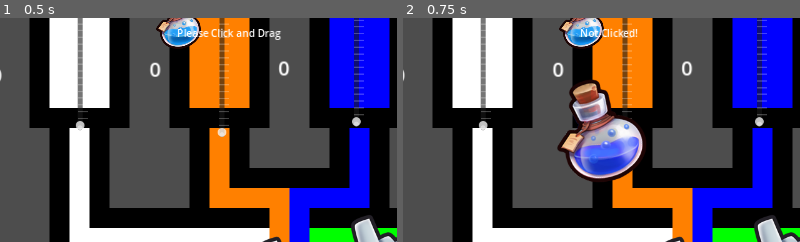
Above: before the commit, frames 1-2 (left to right).
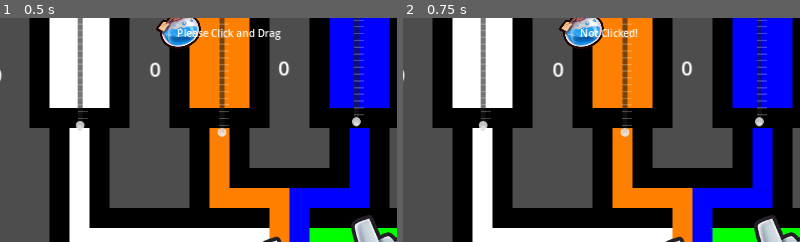
Above: after the commit, the same moments.

Repository: IceEmperor4944/PhilosophersStone
Game: Godot game, scene res://Scenes/ExampleMain.tscn
The game is run twice, just before and just after one commit, with the same random seed, the same clock (stepped at 60 frames per second) and the same inputs.
Inputs (mouse positions are % of the whole screen's width and height, from its top left):
- Up to frame 1 (0.5 s): no input
- Up to frame 2 (0.75 s): click (63, 82) at 0.5 s
The pictures show only the part of the screen within x 14-64%, y 27-77%; the shares and areas given below are measured in that part.

Frame 1 is identical in both runs. In frame 2, 6.4% of the frame differs, in the area x 38-62%, y 27-74%.

Commit message:
work on signals
signal work

Diff:
--- a/quest-for-the-philosopher's-stone/Scenes/ExampleMain.tscn
+++ b/quest-for-the-philosopher's-stone/Scenes/ExampleMain.tscn
@@ -1,9 +1,13 @@
-[gd_scene load_steps=5 format=3 uid="uid://b4q4jley78old"]
+[gd_scene load_steps=7 format=3 uid="uid://b4q4jley78old"]
 
 [ext_resource type="PackedScene" uid="uid://dp0r2qikrjfyb" path="res://Scenes/HUD_v0.1.tscn" id="1_mnkpd"]
 [ext_resource type="Script" path="res://Scripts/example_main.gd" id="1_ya51b"]
 [ext_resource type="AudioStream" uid="uid://fvq8h4w47yb1" path="res://Assets/Sounds/350703__fran_ky__126-num-alchemy-eagb-5.wav" id="2_4xcml"]
-[ext_resource type="PackedScene" path="res://Scenes/MachineGUI.tscn" id="3_mv6bb"]
+[ext_resource type="PackedScene" uid="uid://ch0utvogqndvw" path="res://Scenes/MachineGUI.tscn" id="3_mv6bb"]
+[ext_resource type="Script" path="res://Scenes/ingredients_collection.gd" id="5_jx6qj"]
+
+[sub_resource type="RectangleShape2D" id="RectangleShape2D_ck8ct"]
+size = Vector2(15.1423, 36.4063)
 
 [node name="ExampleMain" type="Node2D"]
 script = ExtResource("1_ya51b")
@@ -16,3 +20,43 @@
 bus = &"Music"
 
 [node name="Machine" parent="." instance=ExtResource("3_mv6bb")]
+
+[node name="SliderArea1" type="Area2D" parent="."]
+
+[node name="CollisionShape2D" type="CollisionShape2D" parent="SliderArea1"]
+position = Vector2(321.5, 249.5)
+scale = Vector2(9.84, 6.4)
+shape = SubResource("RectangleShape2D_ck8ct")
+
+[node name="SliderArea2" type="Area2D" parent="."]
+
+[node name="CollisionShape2D" type="CollisionShape2D" parent="SliderArea2"]
+position = Vector2(546, 252)
+scale = Vector2(9.84, 6.4)
+shape = SubResource("RectangleShape2D_ck8ct")
+
+[node name="SliderArea3" type="Area2D" parent="."]
+
+[node name="CollisionShape2D" type="CollisionShape2D" parent="SliderArea3"]
+position = Vector2(760, 256)
+scale = Vector2(9.84, 6.4)
+shape = SubResource("RectangleShape2D_ck8ct")
+
+[node name="SliderArea4" type="Area2D" parent="."]
+
+[node name="CollisionShape2D" type="CollisionShape2D" parent="SliderArea4"]
+position = Vector2(983, 244)
+scale = Vector2(9.84, 6.4)
+shape = SubResource("RectangleShape2D_ck8ct")
+
+[node name="ingredientsCollection" type="Node2D" parent="."]
+script = ExtResource("5_jx6qj")
+
+[connection signal="area_shape_entered" from="SliderArea1" to="." method="_on_slider_area_1_area_shape_entered"]
+[connection signal="area_shape_exited" from="SliderArea1" to="." method="_on_slider_area_1_area_shape_exited"]
+[connection signal="body_entered" from="SliderArea2" to="." method="_on_area_2d_body_entered"]
+[connection signal="body_exited" from="SliderArea2" to="." method="_on_area_2d_body_exited"]
+[connection signal="body_entered" from="SliderArea3" to="." method="_on_area_2d_body_entered"]
+[connection signal="body_exited" from="SliderArea3" to="." method="_on_area_2d_body_exited"]
+[connection signal="body_entered" from="SliderArea4" to="." method="_on_area_2d_body_entered"]
+[connection signal="body_exited" from="SliderArea4" to="." method="_on_area_2d_body_exited"]
--- a/quest-for-the-philosopher's-stone/Scenes/ingredient_spawned.tscn
+++ b/quest-for-the-philosopher's-stone/Scenes/ingredient_spawned.tscn
@@ -15,3 +15,5 @@
 
 [node name="CollisionShape2D" type="CollisionShape2D" parent="."]
 shape = SubResource("CapsuleShape2D_2y08j")
+
+[connection signal="ready" from="." to="." method="_on_ready"]
--- /dev/null
+++ b/quest-for-the-philosopher's-stone/Scenes/ingredients_collection.gd
@@ -0,0 +1,11 @@
+extends Node2D
+
+
+# Called when the node enters the scene tree for the first time.
+func _ready() -> void:
+	pass # Replace with function body.
+
+
+# Called every frame. 'delta' is the elapsed time since the previous frame.
+func _process(delta: float) -> void:
+	pass
--- /dev/null
+++ b/quest-for-the-philosopher's-stone/Scenes/slider_area_2.gd
@@ -0,0 +1,11 @@
+extends Area2D
+
+
+# Called when the node enters the scene tree for the first time.
+func _ready() -> void:
+	pass # Replace with function body.
+
+
+# Called every frame. 'delta' is the elapsed time since the previous frame.
+func _process(delta: float) -> void:
+	pass
--- a/quest-for-the-philosopher's-stone/Scripts/example_main.gd
+++ b/quest-for-the-philosopher's-stone/Scripts/example_main.gd
@@ -1,18 +1,36 @@
 extends Node2D
-var IngredientSpawnedNodeReference = preload("res://Scenes/ingredient_spawned.tscn")
+var IngredientSpawnedScene : PackedScene = preload("res://Scenes/ingredient_spawned.tscn")
+var entered1 = false
+var entered2 = false
+var entered3 = false
+var entered4 = false
 
 #region Ready and Update
 
 # Called when the node enters the scene tree for the first time.
 func _ready() -> void:
 	$HUD.emitHandButtonPressed.connect(spawn)
-
+	var ingredientMngr = IngredientManager.new()
+	var testList = ingredientMngr.list
 
 # Called every frame. 'delta' is the elapsed time since the previous frame.
 func _process(delta: float) -> void:
+	###if entered && Input.mouseclick ==false
+
 	pass
 #endregion
 func spawn(pos: Vector2i):
-	var instance = IngredientSpawnedNodeReference.instantiate()
-	instance.position = pos
+	var instance = IngredientSpawnedScene.instantiate()
 	add_child(instance)
+	#ingredientsCollection.add_child(instance)
+
+
+
+
+
+func _on_slider_area_1_area_shape_entered(area_rid: RID, area: Area2D, area_shape_index: int, local_shape_index: int) -> void:
+	entered1 = true
+
+
+func _on_slider_area_1_area_shape_exited(area_rid: RID, area: Area2D, area_shape_index: int, local_shape_index: int) -> void:
+	entered1 = false
--- a/quest-for-the-philosopher's-stone/Scripts/hud_v_0.1.gd
+++ b/quest-for-the-philosopher's-stone/Scripts/hud_v_0.1.gd
@@ -1,6 +1,6 @@
 extends CanvasLayer
 
-signal emitHandButtonPressed(pos)
+signal emitHandButtonPressed
 
 #region Clock Button Functionality
 # Change the hour of the game if that functionality is needed
@@ -21,8 +21,7 @@
 
 #region Hand Button Testing Functionality
 func _on_hand_btn_button_down() -> void:
-	var pos = DisplayServer.mouse_get_position()
-	emitHandButtonPressed.emit(pos)
+	emitHandButtonPressed.emit()
 #endregion
 
 #region Settings Menu Functionality
--- a/quest-for-the-philosopher's-stone/Scripts/ingredient_spawned.gd
+++ b/quest-for-the-philosopher's-stone/Scripts/ingredient_spawned.gd
@@ -1 +1,5 @@
 extends Area2D
+
+
+func _on_ready() -> void:
+	position=get_global_mouse_position()
